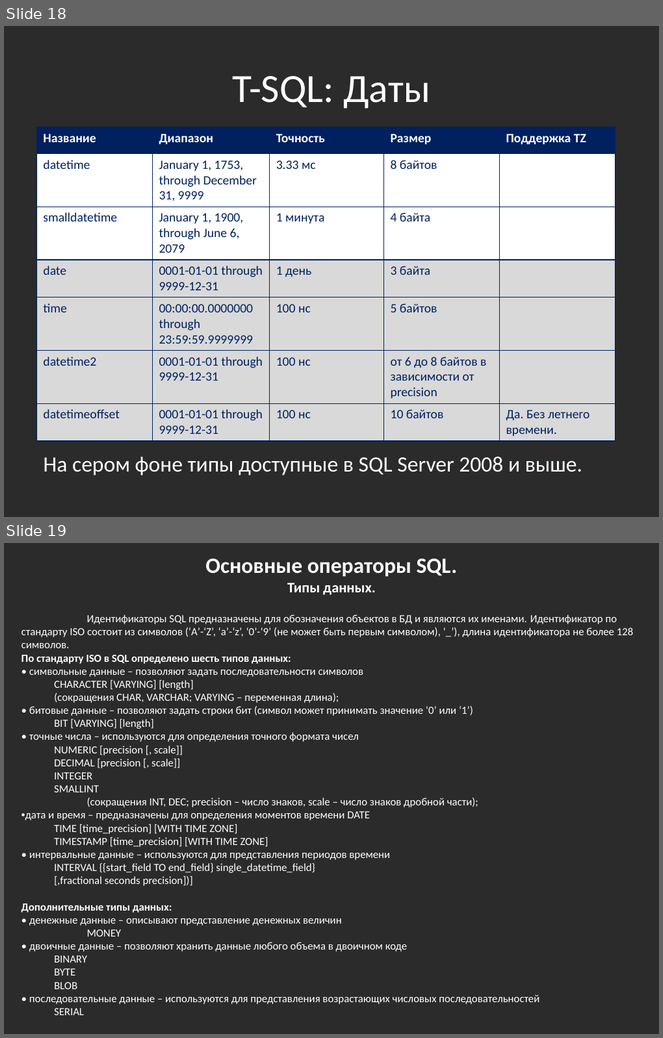
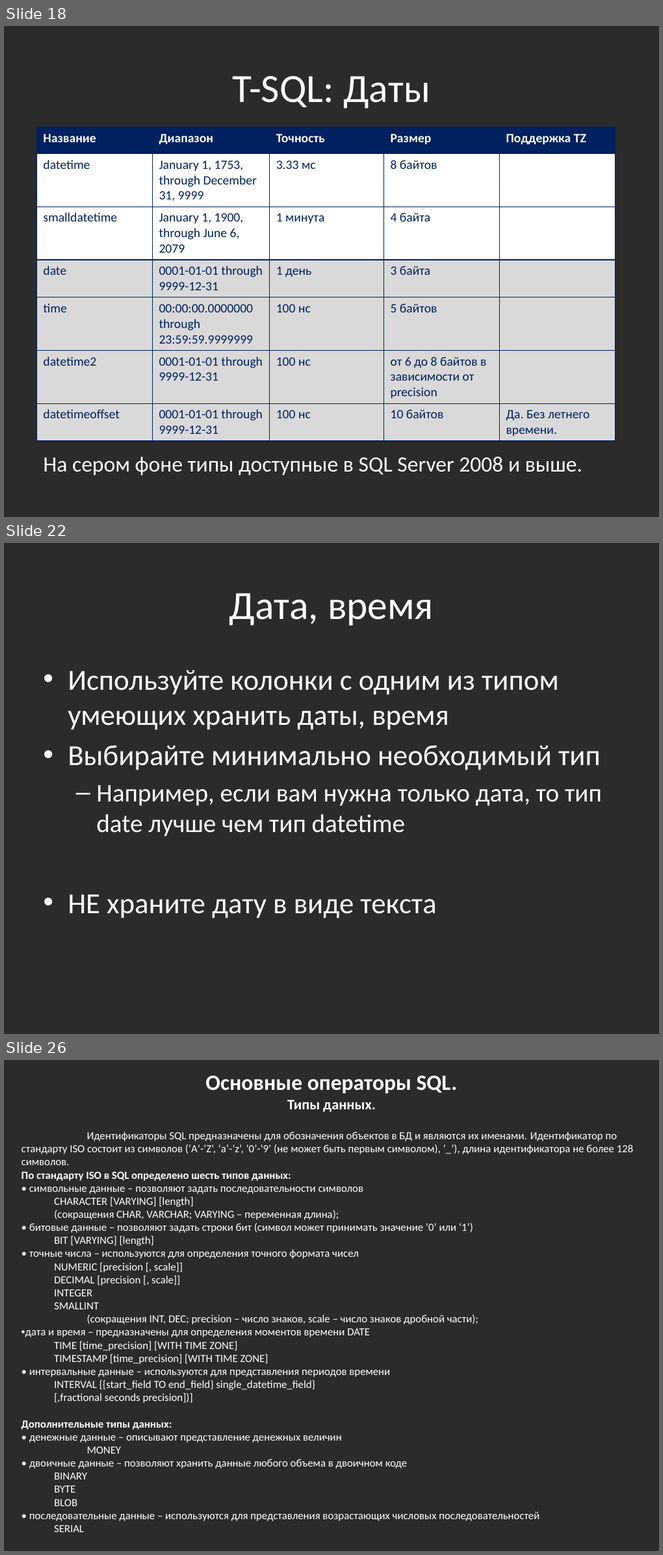
Before and after one commit to bazile/Training, a slide deck: Presentation/lesson-09-sql.pptx. Shown one above the other, each under a label of ours: slides 18 and 19 before the commit, slides 18, 22 and 26 after it; the slides between them are not shown. The pictures are 663x1038 and 663x1555 pixels, drawn with LibreOffice and Linux fonts; fonts in the diff are those of the drawing; background and template pictures are left out; a plain dark background stands for a picture behind light text. Boxes give left, top, right and bottom in pixels: in the first picture for what was removed or moved away, otherwise in the second. Text is boxed around its words. In the diff, an @@ line names an element or a change of style, - is before the commit and + after.

```diff
--- a/Presentation/lesson-09-sql.pptx
+++ b/Presentation/lesson-09-sql.pptx
@@ slide 22 added at bbox=[4, 543, 659, 1034], background picture (left out) @@
@@ title added at bbox=[229, 593, 434, 626], 44 pt, text #FFFFFF @@
+Дата, время
@@ text added at bbox=[68, 670, 602, 919], 32 pt, text #FFFFFF @@
+• Используйте колонки с одним из типом умеющих хранить даты, время
+• Выбирайте минимально необходимый тип
+  – Например, если вам нужна только дата, то тип date лучше чем тип datetime
+• НЕ храните дату в виде текста
@@ what was slide 19 is now slide 26 @@
```
Also in this commit, not shown: 6 other slides added.
